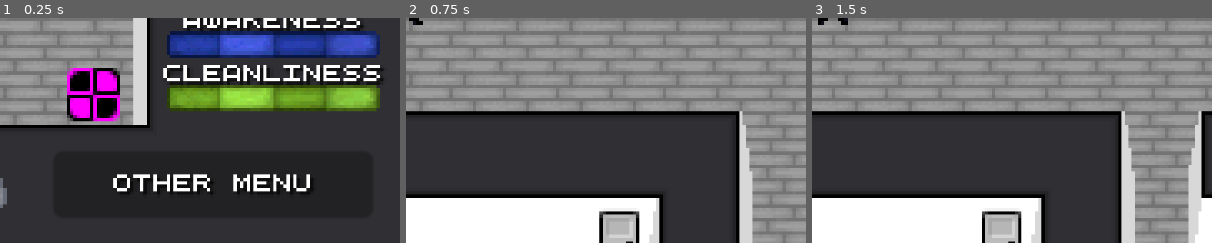
Above: before the commit, frames 1-3 (left to right).
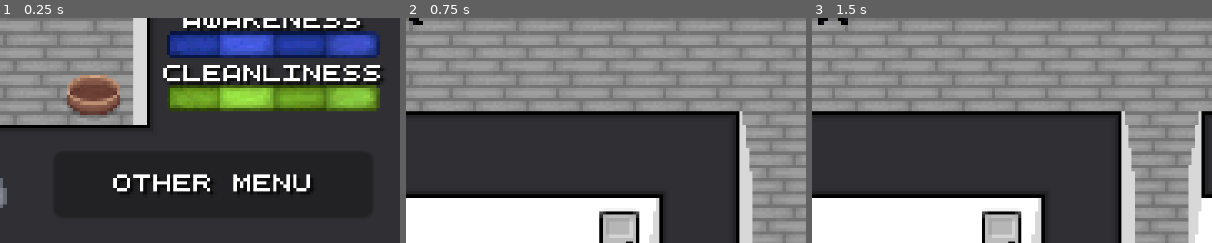
Above: after the commit, the same moments.

Repository: Theooolone/m-game
Game: Godot game, scene res://scenes/catsim/cat_sim.tscn
Two runs of this game, one before a commit and one after it. Both use one fixed random seed, a clock stepped at 60 frames per second and the inputs below. This scene is started directly instead of the project's main scene.
Inputs (mouse positions are % of the whole screen's width and height, from its top left):
- Up to frame 1 (0.25 s): no input
- Up to frame 2 (0.75 s): click "Leave" at 0.5 s
- Up to frame 3 (1.5 s): tap Enter at 1.25 s; move the mouse to (72, 45) at 1.27 s; hold Right (right) from 1.28 s (still down); click (72, 45) at 1.35 s
The pictures show only the part of the screen within x 50-100%, y 50-100%; the shares and areas given below are measured in that part.

The runs differ from the first frame. In frame 1, 3.1% of the frame differs, in the area x 16-30%, y 22-47%; in frame 2, nothing differs; in frame 3, nothing differs.

Commit message:
Added cat bed texture

Diff:
--- a/scenes/catsim/cat_sim.tscn
+++ b/scenes/catsim/cat_sim.tscn
@@ -7,6 +7,8 @@
 [ext_resource type="PackedScene" uid="uid://bbu3xsdp51vud" path="res://scenes/catsim/catobject.tscn" id="4_t11mk"]
 [ext_resource type="Shader" path="res://resources/hue.gdshader" id="5_8pllu"]
 [ext_resource type="Texture2D" uid="uid://pwvsa7d527sd" path="res://assets/textures/catsim/water_bowl.png" id="5_l5bcd"]
+[ext_resource type="Texture2D" uid="uid://bx8dn1ne7f4ya" path="res://assets/textures/catsim/catbed_empty.png" id="6_47keu"]
+[ext_resource type="Texture2D" uid="uid://bpc2becmdwkh0" path="res://assets/textures/catsim/catbed_sleeping.png" id="7_2etbn"]
 [ext_resource type="AudioStream" uid="uid://duiwnw1md8b2p" path="res://assets/sounds/meow1.wav" id="7_10b03"]
 [ext_resource type="AudioStream" uid="uid://bw25r5o33y8ol" path="res://assets/sounds/meow2.wav" id="8_0r8g4"]
 [ext_resource type="AudioStream" uid="uid://c5bmkp0gf01bh" path="res://assets/sounds/meow3.wav" id="9_yl3ha"]
@@ -15,6 +17,36 @@
 [ext_resource type="PackedScene" uid="uid://bkriai8twr63d" path="res://scenes/catsim/cat.tscn" id="13_yrtix"]
 [ext_resource type="PackedScene" uid="uid://3dihg5lpayrh" path="res://scenes/catsim/shower_head.tscn" id="14_4kprh"]
 [ext_resource type="Texture2D" uid="uid://ecnm3gx6u58x" path="res://assets/textures/catsim/shower_head.png" id="14_fl870"]
+
+[sub_resource type="AtlasTexture" id="AtlasTexture_u0nxf"]
+atlas = ExtResource("7_2etbn")
+region = Rect2(0, 0, 18, 16)
+
+[sub_resource type="AtlasTexture" id="AtlasTexture_l5ewy"]
+atlas = ExtResource("7_2etbn")
+region = Rect2(18, 0, 18, 16)
+
+[sub_resource type="SpriteFrames" id="SpriteFrames_asxy8"]
+animations = [{
+"frames": [{
+"duration": 1.0,
+"texture": ExtResource("6_47keu")
+}],
+"loop": true,
+"name": &"empty",
+"speed": 5.0
+}, {
+"frames": [{
+"duration": 1.0,
+"texture": SubResource("AtlasTexture_u0nxf")
+}, {
+"duration": 1.0,
+"texture": SubResource("AtlasTexture_l5ewy")
+}],
+"loop": true,
+"name": &"sleeping",
+"speed": 0.75
+}]
 
 [sub_resource type="ShaderMaterial" id="ShaderMaterial_8seon"]
 shader = ExtResource("5_8pllu")
@@ -182,8 +214,17 @@
 position = Vector2(-72, 24)
 texture = ExtResource("5_l5bcd")
 
-[node name="Bed" parent="." instance=ExtResource("4_t11mk")]
+[node name="Bed" type="AnimatedSprite2D" parent="."]
 position = Vector2(28, 23)
+sprite_frames = SubResource("SpriteFrames_asxy8")
+animation = &"empty"
+
+[node name="Button" type="Button" parent="Bed"]
+modulate = Color(1, 1, 1, 0)
+offset_left = -8.0
+offset_top = -8.0
+offset_right = 8.0
+offset_bottom = 8.0
 
 [node name="Cat" parent="." instance=ExtResource("13_yrtix")]
 position = Vector2(-25, -19)
--- a/scripts/Cat.gd
+++ b/scripts/Cat.gd
@@ -288,6 +288,8 @@
 
 # Misc
 
+@onready var bed_node = $Bed
+
 func _ready():
 
 	shower_detection_node.area_entered.connect(_on_shower_detection_area_entered)
@@ -299,7 +301,7 @@
 	new_stat("thirst", $Thirst, $Water, null, drink, fill_water_bowl)
 	new_stat("fun", $Fun)
 	new_stat("human_tolerance", $"Human Tolerance")
-	new_stat("awakeness", $Awakeness, $Bed, sleep_start, sleep, null, 64, 10)
+	new_stat("awakeness", $Awakeness, bed_node, sleep_start, sleep, null, 64, 10)
 	new_stat("cleanliness", $Cleanliness)
 
 	highscore_text_node.text = str(10*Global.get_config_value("cat_sim", "highscore", 0))
@@ -332,11 +334,15 @@
 
 func sleep_start():
 	sleeping = true
+	cat_node.hide()
+	bed_node.play("sleeping")
 
 func sleep():
 	set_value("awakeness", 64)
 	sleeping = false
 	change_value("human_tolerance", 12)
+	cat_node.show()
+	bed_node.play("empty")
 
 
 func fill_food_bowl():
Binary file added: assets/aseprite/catbed.aseprite
Binary file added: assets/textures/catsim/catbed_empty.png
Not shown, added: assets/textures/catsim/catbed_empty.png.import
Binary file added: assets/textures/catsim/catbed_sleeping.png
Not shown, added: assets/textures/catsim/catbed_sleeping.png.import
Not shown: 1 places in scenes/catsim/cat_sim.tscn that only renumber resources
